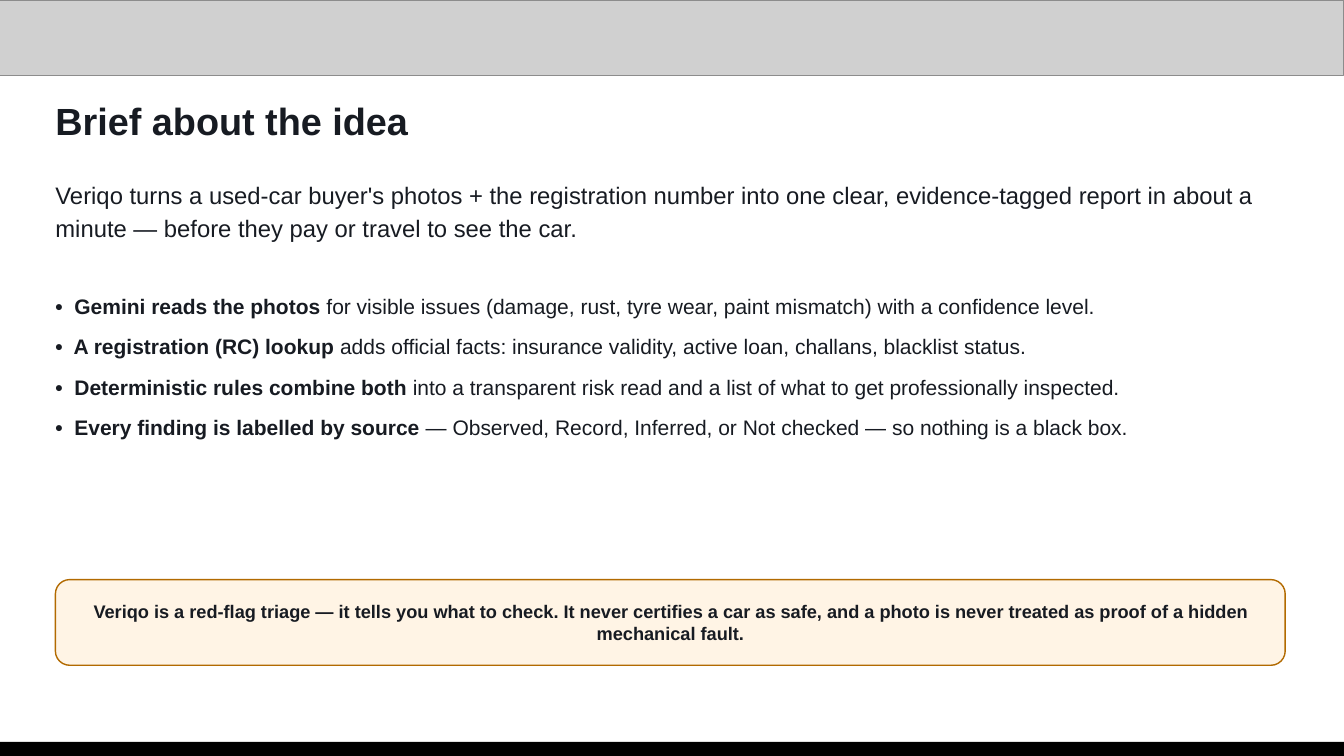
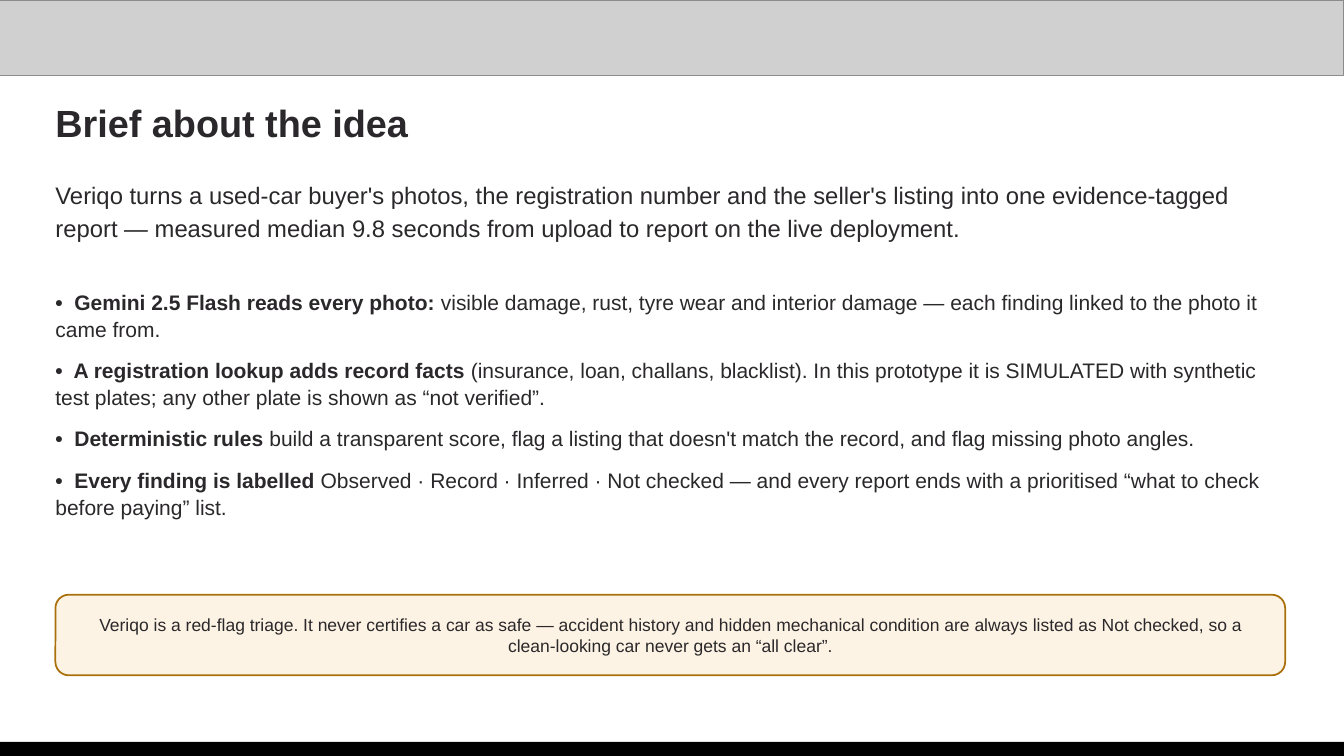
Before and after one commit to radhikaaudi/Veriqo, a slide deck: slide 2 of docs/Veriqo_AI_Builder_Cup_Deck.pptx. Drawn at 1344x756 pixels with LibreOffice and Linux fonts; fonts in the diff are those of the drawing; grey boxes stand for pictures. Boxes give left, top, right and bottom in pixels: in the first picture for what was removed or moved away, otherwise in the second. Text is boxed around its words. In the diff, an @@ line names an element or a change of style, - is before the commit and + after.

```diff
--- a/docs/Veriqo_AI_Builder_Cup_Deck.pptx
+++ b/docs/Veriqo_AI_Builder_Cup_Deck.pptx
@@ text "Brief about the idea" at (55, 109, 408, 138): text colour #171B22 to #2A282A; line spacing 1.05 to 1.08 @@
@@ text at (55, 186, 1228, 242): text changed; text colour #171B22 to #2A282A @@
-Veriqo turns a used-car buyer's photos + the registration number into one clear, evidence-tagged report in about a minute — before they pay or travel to see the car.
+Veriqo turns a used-car buyer's photos, the registration number and the seller's listing into one evidence-tagged report — measured median 9.8 seconds from upload to report on the live deployment.
@@ text at (55, 294, 1259, 519): text changed; text colour #171B22 to #2A282A @@
-• Gemini reads the photos for visible issues (damage, rust, tyre wear, paint mismatch) with a confidence level.
-• A registration (RC) lookup adds official facts: insurance validity, active loan, challans, blacklist status.
-• Deterministic rules combine both into a transparent risk read and a list of what to get professionally inspected.
-• Every finding is labelled by source — Observed, Record, Inferred, or Not checked — so nothing is a black box.
+• Gemini 2.5 Flash reads every photo: visible damage, rust, tyre wear and interior damage — each finding linked to the photo it came from.
+• A registration lookup adds record facts (insurance, loan, challans, blacklist). In this prototype it is SIMULATED with synthetic test plates; any other plate is shown as “not verified”.
+• Deterministic rules build a transparent score, flag a listing that doesn't match the record, and flag missing photo angles.
+• Every finding is labelled Observed · Record · Inferred · Not checked — and every report ends with a prioritised “what to check before paying” list.
@@ rounded rectangle "Veriqo is a red-flag triage. ...": place and size @@
-rounded rectangle "Veriqo is a red-flag triage. ..." at (55, 580, 1286, 665)
+rounded rectangle "Veriqo is a red-flag triage. ..." at (55, 595, 1286, 676)
@@ rounded rectangle "Veriqo is a red-flag triage. ..." at (55, 595, 1286, 676): fill #FFF4E5 to #FDF3E4; outline #B26A00 1 pt to #A9700C 1.25 pt @@
@@ text in rounded rectangle at (99, 618, 1242, 656): text changed; size 13 to 12.5 pt; text colour #171B22 to #2A282A; bold off @@
-Veriqo is a red-flag triage — it tells you what to check. It never certifies a car as safe, and a photo is never treated as proof of a hidden mechanical fault.
+Veriqo is a red-flag triage. It never certifies a car as safe — accident history and hidden mechanical condition are always listed as Not checked, so a clean-looking car never gets an “all clear”.
```
Also in this commit, not shown: 8 other slides changed, 4 slides added, 4 slides removed, 19 other files.
